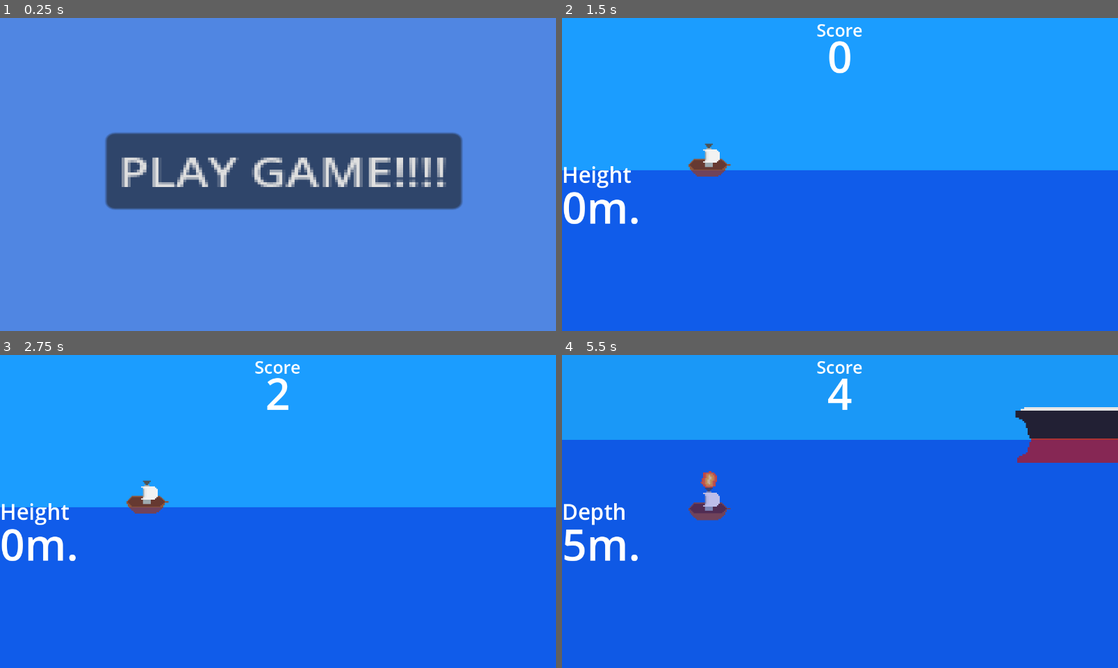
Above: before the commit, frames 1-4 (two rows, left to right).
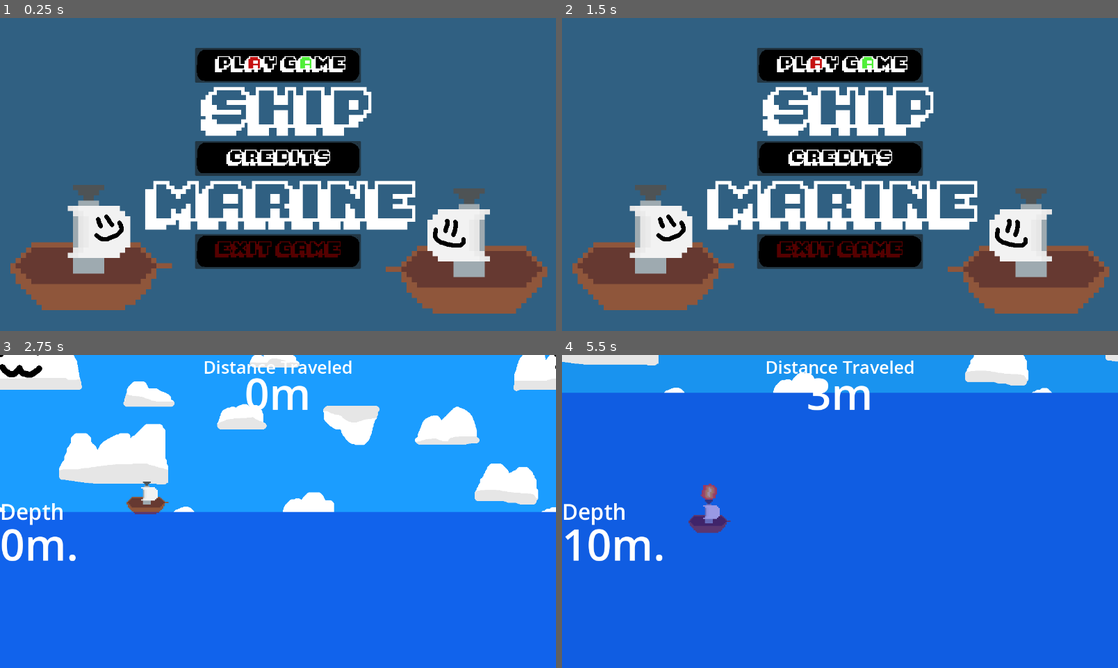
Above: after the commit, the same moments.

Repository: dkristia/Shipmarine
Game: Godot game, scene res://Scenes/MainMenu/main_menu.tscn
The game is run twice, just before and just after one commit, with the same random seed, the same clock (stepped at 60 frames per second) and the same inputs.
Inputs (mouse positions are in pixels of both pictures, inside the frame that each line leads up to):
- Up to frame 1 (0.25 s): no input
- Up to frame 2 (1.5 s): click (840, 158) at 0.52 s; click (573, 33) at 1.27 s
- Up to frame 3 (2.75 s): click (278, 401) at 2.02 s
- Up to frame 4 (5.5 s): tap Enter (ui_accept) at 2.75, 3.6, 3.77, 4.07, 5.1, 5.27 s; hold Enter (ui_accept) 2.78-3.53 s; hold Enter (ui_accept) 4.28-5.03 s

The runs differ from the first frame. In frame 1, 99% of the frame differs, in the area x 0-100%, y 0-100%; in frame 2, 100%; in frame 3, 13%; in frame 4, 21%.

Commit message:
Game work now

Diff:
--- a/GUI.tscn
+++ b/GUI.tscn
@@ -45,7 +45,7 @@
 [node name="Score" type="Label" parent="MarginContainer/VBoxContainer"]
 layout_mode = 2
 size_flags_vertical = 0
-text = "Score"
+text = "Distance Traveled"
 label_settings = SubResource("LabelSettings_wgm0u")
 horizontal_alignment = 1
 
--- /dev/null
+++ b/Objects/Enemies/Airplane/airplane.gd
@@ -0,0 +1,7 @@
+extends "res://Objects/Enemies/BaseEnemy/enemy.gd"
+
+
+
+
+func _process(delta):
+	super._process(delta)
--- /dev/null
+++ b/Objects/Enemies/Airplane/airplane.tscn
@@ -0,0 +1,21 @@
+[gd_scene load_steps=4 format=3 uid="uid://bhlamemxy13f6"]
+
+[ext_resource type="Script" path="res://Objects/Enemies/BigShip/bigship.gd" id="1_lfvnh"]
+[ext_resource type="Texture2D" uid="uid://bpejtb21rqlp7" path="res://Sprites/Enemies/bigshipx4.png" id="2_u4a6c"]
+
+[sub_resource type="RectangleShape2D" id="RectangleShape2D_wgdsr"]
+size = Vector2(21.6551, 20)
+
+[node name="Airplane" type="Area2D"]
+script = ExtResource("1_lfvnh")
+
+[node name="CollisionShape2D" type="CollisionShape2D" parent="."]
+position = Vector2(-4.71667, -35)
+scale = Vector2(14.8433, 7.08333)
+shape = SubResource("RectangleShape2D_wgdsr")
+
+[node name="Sprite2D" type="Sprite2D" parent="."]
+position = Vector2(0, -67)
+texture = ExtResource("2_u4a6c")
+
+[connection signal="body_entered" from="." to="." method="_on_body_entered"]
--- a/Objects/Enemies/BaseEnemy/enemy.gd
+++ b/Objects/Enemies/BaseEnemy/enemy.gd
@@ -1,7 +1,10 @@
 extends Area2D
 
 
-@onready var speed = $"..".speed
+@onready var speed = $"/root/Game".speed
+@onready var isplayerdead = $"/root/Game".isDead
+@onready var explosion = $"/root/Game/Ship/Explosion"
+var gameOverscene = preload("res://Scenes/GameOver/game_over.tscn")
 func _ready():
 	position.x = 1500
 	position.y = 0
@@ -9,10 +12,17 @@
 
 # Called every frame. 'delta' is the elapsed time since the previous frame.
 func _process(delta):
-	speed = $"..".speed
+	speed = $"/root/Game".speed
 	position.x -= delta*speed*100
+	if position.x <= -1000:
+		queue_free()
 
 
 func _on_body_entered(body):
 	if body.is_in_group("player_character"):
-		get_tree().change_scene_to_file("res://Scenes/GameOver/game_over.tscn")
+		$"/root/Game/AudioStreamPlayer".stop()
+		$"/root/Game".isDead = true
+		explosion.play()
+		await get_tree().create_timer(3).timeout
+		var gameOver = gameOverscene.instantiate()
+		add_sibling(gameOver)
--- a/Objects/Enemies/BigShip/bigship.tscn
+++ b/Objects/Enemies/BigShip/bigship.tscn
@@ -4,17 +4,18 @@
 [ext_resource type="Texture2D" uid="uid://bpejtb21rqlp7" path="res://Sprites/Enemies/bigshipx4.png" id="2_oqv7k"]
 
 [sub_resource type="RectangleShape2D" id="RectangleShape2D_wgdsr"]
-size = Vector2(21.6551, 20)
+size = Vector2(21.8954, 332.927)
 
 [node name="Bigship" type="Area2D"]
+z_index = -2
 script = ExtResource("1_57ll8")
 
 [node name="CollisionShape2D" type="CollisionShape2D" parent="."]
-position = Vector2(-4.71667, -35)
-scale = Vector2(14.8433, 7.08333)
+position = Vector2(2.5, -28)
+scale = Vector2(14.8433, 0.40333)
 shape = SubResource("RectangleShape2D_wgdsr")
 
-[node name="Sprite2D" type="Sprite2D" parent="."]
+[node name="Mainsprite" type="Sprite2D" parent="."]
 position = Vector2(0, -67)
 texture = ExtResource("2_oqv7k")
 
--- /dev/null
+++ b/Objects/Enemies/Island/island.gd
@@ -0,0 +1,17 @@
+extends "res://Objects/Enemies/BaseEnemy/enemy.gd"
+
+var islandbottom = preload("res://Objects/Enemies/Island/islandbottom.tscn")
+
+func _ready():
+	position.x = 1100
+	super._ready()
+	var currenty = 148
+	for n in 100:
+		var bottom = islandbottom.instantiate()
+		add_child(bottom)
+		bottom.position.y = currenty
+		currenty += 148
+
+
+func _process(delta):
+	super._process(delta)
--- /dev/null
+++ b/Objects/Enemies/Island/island.tscn
@@ -0,0 +1,25 @@
+[gd_scene load_steps=5 format=3 uid="uid://7oowi02xxwvd"]
+
+[ext_resource type="Script" path="res://Objects/Enemies/Island/island.gd" id="1_3mh5j"]
+[ext_resource type="Texture2D" uid="uid://s6e6chtypi0m" path="res://Sprites/Enemies/Island/islandtop.png" id="2_hrfe1"]
+[ext_resource type="PackedScene" uid="uid://c5gb8aw2ixjxm" path="res://Objects/Enemies/Island/islandbottom.tscn" id="3_t14sl"]
+
+[sub_resource type="RectangleShape2D" id="RectangleShape2D_wgdsr"]
+size = Vector2(21.8954, 332.927)
+
+[node name="Island" type="Area2D"]
+z_index = -2
+script = ExtResource("1_3mh5j")
+
+[node name="CollisionShape2D" type="CollisionShape2D" parent="."]
+position = Vector2(0, 49896.1)
+scale = Vector2(5, 300)
+shape = SubResource("RectangleShape2D_wgdsr")
+
+[node name="Mainsprite" type="Sprite2D" parent="."]
+position = Vector2(0, -32)
+texture = ExtResource("2_hrfe1")
+
+[node name="Islandbottom" parent="." instance=ExtResource("3_t14sl")]
+
+[connection signal="body_entered" from="." to="." method="_on_body_entered" flags=18]
--- /dev/null
+++ b/Objects/Enemies/Island/islandbottom.tscn
@@ -0,0 +1,7 @@
+[gd_scene load_steps=2 format=3 uid="uid://c5gb8aw2ixjxm"]
+
+[ext_resource type="Texture2D" uid="uid://d1fwjsoj4vxk7" path="res://Sprites/Enemies/Island/Islandbottom.png" id="1_vvpjb"]
+
+[node name="Islandbottom" type="Sprite2D"]
+position = Vector2(0, 74)
+texture = ExtResource("1_vvpjb")
--- a/Objects/Ship/ShipMovement.gd
+++ b/Objects/Ship/ShipMovement.gd
@@ -1,19 +1,24 @@
 extends CharacterBody2D
 
 const SPEED = 300.0
-const JUMP_VELOCITY = 15.0
+const JUMP_VELOCITY = 20.0
 var WATER_UPWARD_FORCE = -900.0
 const WATER_SURFACE_HEIGHT = 0.0
 @onready var _animated_sprite = $AnimatedSprite2D
-@onready var _background = $Camera2D/ColorRect
-@onready var _depth_text = $"../CanvasLayer/MarginContainer/HBoxContainer/Depth"
-@onready var _depth_meter = $"../CanvasLayer/MarginContainer/HBoxContainer/Depth/DepthMeter"
+@onready var _background = $"../ColorBackground/SkyColor"
+@onready var _depth_text = $"../GUI/MarginContainer/HBoxContainer/Depth"
+@onready var _depth_meter = $"../GUI/MarginContainer/HBoxContainer/Depth/DepthMeter"
 
 var gravity = ProjectSettings.get_setting("physics/2d/default_gravity")
 var inWater = false
 
 
 func _physics_process(delta):
+	if $"/root/Game".isDead:
+		_animated_sprite.play("explosion")
+		return
+	if position.y >= 500000:
+		get_tree().change_scene_to_file("res://Scenes/GameOver/game_over.tscn")
 
 	if position.y <= 0:
 		_depth_text.text = "Height"
@@ -39,14 +44,10 @@
 		velocity.y += JUMP_VELOCITY
 
 	if Input.is_action_just_pressed("ui_accept"):
-		_animated_sprite.play("startup")
-		await _animated_sprite.animation_finished
-		_animated_sprite.play("activated")
+		animate("startup", "activated")
 
 	if Input.is_action_just_released("ui_accept"):
-		_animated_sprite.play("startup-reversed")
-		await _animated_sprite.animation_finished
-		_animated_sprite.play("default")
+		animate("startup-reversed", "default")
 
 	if (-20 < position.y and position.y < 20) and (-10 < velocity.y and velocity.y < 10):
 		velocity.y = 0
@@ -61,3 +62,14 @@
 func _on_water_area_2d_body_exited(body):
 	if body.is_in_group("player_character"):
 		inWater = false
+
+func animate(anim1: String, anim2: String):
+		_animated_sprite.play(anim1)
+		await _animated_sprite.animation_finished
+		_animated_sprite.play(anim2)
+
+
+func _on_float_box_body_entered(body):
+	print("hi")
+	inWater = true
+	velocity.y -= velocity.y*0.6
--- a/Objects/Ship/ship.tscn
+++ b/Objects/Ship/ship.tscn
@@ -10,10 +10,12 @@
 [ext_resource type="Texture2D" uid="uid://b6ckejqntvfvn" path="res://Sprites/Ship/animation2/ship_activated_new_7.png" id="8_ufo8g"]
 [ext_resource type="Texture2D" uid="uid://dq0n8op21vla6" path="res://Sprites/Ship/ship-standard.png" id="9_qd5as"]
 [ext_resource type="Texture2D" uid="uid://bjinhoan7xglq" path="res://Sprites/Ship/startup/ship_engine_toggle_2.png" id="10_hjjcq"]
+[ext_resource type="Texture2D" uid="uid://koduqyrooy8t" path="res://Sprites/Ship/explosion.png" id="10_sdia8"]
 [ext_resource type="Texture2D" uid="uid://cdvqg30nx7ixu" path="res://Sprites/Ship/startup/ship_engine_toggle_3.png" id="11_hqoc6"]
 [ext_resource type="Texture2D" uid="uid://bwso0x23my7c0" path="res://Sprites/Ship/startup/ship_engine_toggle_4.png" id="12_8h4la"]
 [ext_resource type="Texture2D" uid="uid://ccy3h6ludmoe4" path="res://Sprites/Ship/startup/ship_engine_toggle_5.png" id="13_3m6gn"]
 [ext_resource type="Texture2D" uid="uid://mr2yl40thbu4" path="res://Sprites/Ship/startup/ship_engine_toggle_6.png" id="14_4xmq1"]
+[ext_resource type="AudioStream" uid="uid://cydkqhls2y5w4" path="res://Objects/Ship/explosion.wav" id="15_0ox0s"]
 
 [sub_resource type="RectangleShape2D" id="RectangleShape2D_a6ljk"]
 
@@ -52,6 +54,14 @@
 "loop": true,
 "name": &"default",
 "speed": 10.0
+}, {
+"frames": [{
+"duration": 1.0,
+"texture": ExtResource("10_sdia8")
+}],
+"loop": true,
+"name": &"explosion",
+"speed": 5.0
 }, {
 "frames": [{
 "duration": 1.0,
@@ -96,10 +106,10 @@
 
 [node name="Ship" type="CharacterBody2D" groups=["player_character"]]
 scale = Vector2(2.64, 2.64)
-collision_mask = 3
+collision_mask = 2
 script = ExtResource("1_o71jj")
 
-[node name="CollisionShape2D" type="CollisionShape2D" parent="."]
+[node name="HitBox" type="CollisionShape2D" parent="."]
 scale = Vector2(1, 0.30303)
 shape = SubResource("RectangleShape2D_a6ljk")
 
@@ -108,18 +118,11 @@
 scale = Vector2(0.378788, 0.378788)
 position_smoothing_enabled = true
 
-[node name="ColorRect" type="ColorRect" parent="Camera2D"]
-z_index = -10
-custom_minimum_size = Vector2(10000, 10000)
-anchors_preset = 15
-anchor_right = 1.0
-anchor_bottom = 1.0
-grow_horizontal = 2
-grow_vertical = 2
-color = Color(0.105882, 0.615686, 1, 1)
-
 [node name="AnimatedSprite2D" type="AnimatedSprite2D" parent="."]
 position = Vector2(0, -20.8333)
 scale = Vector2(1.18939, 1.18939)
 sprite_frames = SubResource("SpriteFrames_hrgc0")
-frame_progress = 0.600598
+autoplay = "default"
+
+[node name="Explosion" type="AudioStreamPlayer" parent="."]
+stream = ExtResource("15_0ox0s")
--- a/Objects/Water/water_area_2d.tscn
+++ b/Objects/Water/water_area_2d.tscn
@@ -1,49 +1,25 @@
 [gd_scene load_steps=2 format=3 uid="uid://br8g4kuob6xpt"]
 
 [sub_resource type="RectangleShape2D" id="RectangleShape2D_xpga6"]
-size = Vector2(20, 152.874)
+size = Vector2(19.9952, 1679.52)
 
 [node name="WaterArea2D" type="Area2D" groups=["water_area"]]
 modulate = Color(0, 0.392157, 0.8, 1)
-position = Vector2(0, 843)
 scale = Vector2(58.2642, 77.1796)
 collision_layer = 2
-collision_mask = 3
 
 [node name="ColorRect" type="ColorRect" parent="."]
-modulate = Color(1, 1, 1, 0.247059)
-z_index = -1
-custom_minimum_size = Vector2(100, 1)
-anchors_preset = 15
-anchor_right = 1.0
-anchor_bottom = 1.0
-offset_left = -49.5502
-offset_top = -11.0133
-offset_right = 95.4498
-offset_bottom = 389.987
+anchors_preset = 5
+anchor_left = 0.5
+anchor_right = 0.5
+offset_left = -20.0
+offset_right = 20.0
+offset_bottom = 2000.0
 grow_horizontal = 2
-grow_vertical = 2
-scale = Vector2(0.710437, 1)
-color = Color(0, 0, 1, 1)
-
-[node name="ColorRect2" type="ColorRect" parent="."]
-modulate = Color(1, 1, 1, 0.219608)
-z_index = 1
-custom_minimum_size = Vector2(100, 1)
-anchors_preset = 15
-anchor_right = 1.0
-anchor_bottom = 1.0
-offset_left = -49.5502
-offset_top = -11.0133
-offset_right = 95.4498
-offset_bottom = 389.987
-grow_horizontal = 2
-grow_vertical = 2
-scale = Vector2(0.710437, 1)
-color = Color(0, 0, 1, 1)
+color = Color(0, 0, 1, 0.368627)
 
 [node name="CollisionShape2D" type="CollisionShape2D" parent="."]
-position = Vector2(0, 67.7122)
+position = Vector2(0.00237871, 864.892)
 scale = Vector2(0.983927, 1.02993)
 shape = SubResource("RectangleShape2D_xpga6")
 debug_color = Color(0, 0.6, 0.701961, 0)
--- /dev/null
+++ b/ParallaxBackground.gd
@@ -0,0 +1,12 @@
+extends ParallaxBackground
+
+@onready var speed = $"/root/Game".speed
+# Called when the node enters the scene tree for the first time.
+func _ready():
+	pass # Replace with function body.
+
+
+# Called every frame. 'delta' is the elapsed time since the previous frame.
+func _process(delta):
+	speed = $"/root/Game".speed
+	scroll_base_offset -= Vector2(100*speed, 0) * delta
--- /dev/null
+++ b/Scenes/Credits/credits.gd
@@ -0,0 +1,15 @@
+extends Control
+
+
+# Called when the node enters the scene tree for the first time.
+func _ready():
+	pass # Replace with function body.
+
+
+# Called every frame. 'delta' is the elapsed time since the previous frame.
+func _process(delta):
+	pass
+
+
+func _on_back_pressed():
+	queue_free()
--- /dev/null
+++ b/Scenes/Credits/credits.tscn
@@ -0,0 +1,36 @@
+[gd_scene load_steps=6 format=3 uid="uid://0exdyf8jixqg"]
+
+[ext_resource type="Script" path="res://Scenes/Credits/credits.gd" id="1_glv23"]
+[ext_resource type="Texture2D" uid="uid://dikvx4an2k2il" path="res://Scenes/Credits/credits.png" id="1_yfex8"]
+[ext_resource type="Texture2D" uid="uid://cuy8snqm2rn6g" path="res://Scenes/Credits/backbutton.png" id="2_p2u4w"]
+
+[sub_resource type="StyleBoxEmpty" id="StyleBoxEmpty_d4ptj"]
+
+[sub_resource type="StyleBoxEmpty" id="StyleBoxEmpty_s3lnt"]
+
+[node name="credits" type="Control"]
+layout_mode = 3
+anchors_preset = 15
+anchor_right = 1.0
+anchor_bottom = 1.0
+grow_horizontal = 2
+grow_vertical = 2
+script = ExtResource("1_glv23")
+
+[node name="CanvasLayer" type="CanvasLayer" parent="."]
+
+[node name="Credits" type="Sprite2D" parent="CanvasLayer"]
+texture = ExtResource("1_yfex8")
+centered = false
+
+[node name="Back" type="Button" parent="CanvasLayer"]
+offset_right = 8.0
+offset_bottom = 8.0
+theme_override_styles/normal = SubResource("StyleBoxEmpty_d4ptj")
+theme_override_styles/hover = SubResource("StyleBoxEmpty_s3lnt")
+theme_override_styles/pressed = SubResource("StyleBoxEmpty_s3lnt")
+theme_override_styles/disabled = SubResource("StyleBoxEmpty_s3lnt")
+theme_override_styles/focus = SubResource("StyleBoxEmpty_s3lnt")
+icon = ExtResource("2_p2u4w")
+
+[connection signal="pressed" from="CanvasLayer/Back" to="." method="_on_back_pressed"]
--- a/Scenes/Game/game.gd
+++ b/Scenes/Game/game.gd
@@ -1,18 +1,39 @@
 extends Node2D
 
-@onready var _score = $"CanvasLayer/MarginContainer/VBoxContainer/Score/Points"
-# Called when the node enters the scene tree for the first time.
-func _ready():
-	pass # Replace with function body.
+@onready var _score = $"GUI/MarginContainer/VBoxContainer/Score/Points"
+@export var speed = 1
+@export var isDead = false
+@onready var timer = $Timer
 
-@export var speed = 1
+var enemies = []
+
+var rng = RandomNumberGenerator.new()
+
 var score = 0
 
 
+func _ready():
+	var bigship = load("res://Objects/Enemies/BigShip/bigship.tscn")
+	enemies.append(bigship)
+	var island = load("res://Objects/Enemies/Island/island.tscn")
+	enemies.append(island)
+
 func _process(delta):
 
-	score += delta
+	score += speed * delta
 
-	speed += speed*delta*0.1
+	speed += delta*0.1
 
-	_score.text = str(int(score))
+	_score.text = str(int(score)) + "m"
+
+	if isDead:
+		speed = 0
+
+func _on_timer_timeout():
+	if !isDead:
+		var rand_enemy:int = randi() % enemies.size()
+		var enemy = enemies[rand_enemy].instantiate()
+		if randf() < 0.5:
+			enemy.get_node("Mainsprite").flip_h = true
+		add_child(enemy)
+		timer.wait_time = rng.randf_range(3, 15)
--- a/Scenes/Game/game.tscn
+++ b/Scenes/Game/game.tscn
@@ -1,25 +1,48 @@
-[gd_scene load_steps=6 format=3 uid="uid://de0l0mes5wf5y"]
+[gd_scene load_steps=7 format=3 uid="uid://de0l0mes5wf5y"]
 
 [ext_resource type="Script" path="res://Scenes/Game/game.gd" id="1_jqw3p"]
 [ext_resource type="PackedScene" uid="uid://d3yqpj1afsgti" path="res://Objects/Ship/ship.tscn" id="1_prw3a"]
 [ext_resource type="PackedScene" uid="uid://br8g4kuob6xpt" path="res://Objects/Water/water_area_2d.tscn" id="2_ird0y"]
+[ext_resource type="PackedScene" uid="uid://whb1vuykr38l" path="res://parallax_background.tscn" id="2_m0kst"]
 [ext_resource type="PackedScene" uid="uid://b5qk8b34to1ox" path="res://GUI.tscn" id="3_op2in"]
-[ext_resource type="PackedScene" uid="uid://c5bwl5mym3wcv" path="res://Objects/Enemies/BigShip/bigship.tscn" id="5_4x0g6"]
+[ext_resource type="AudioStream" uid="uid://csfan4k0wctam" path="res://Scenes/Game/Gameplay2.wav" id="7_e818d"]
 
 [node name="Game" type="Node2D"]
 script = ExtResource("1_jqw3p")
 
-[node name="WaterArea2D" parent="." instance=ExtResource("2_ird0y")]
-position = Vector2(0, 2225.52)
-scale = Vector2(153.817, 203.754)
+[node name="ColorBackground" type="CanvasLayer" parent="."]
+layer = -10
 
-[node name="CanvasLayer" parent="." instance=ExtResource("3_op2in")]
+[node name="SkyColor" type="ColorRect" parent="ColorBackground"]
+show_behind_parent = true
+anchors_preset = 15
+anchor_right = 1.0
+anchor_bottom = 1.0
+grow_horizontal = 2
+grow_vertical = 2
+color = Color(0.105882, 0.615686, 1, 0)
 
-[node name="Bigship" parent="." instance=ExtResource("5_4x0g6")]
-position = Vector2(613.945, -71.5924)
+[node name="ParallaxBackground" parent="ColorBackground" instance=ExtResource("2_m0kst")]
+layer = -2
+offset = Vector2(-338, 0)
+transform = Transform2D(1, 0, 0, 1, -338, 0)
+follow_viewport_enabled = true
 
 [node name="Ship" parent="." instance=ExtResource("1_prw3a")]
-position = Vector2(0, -6)
+position = Vector2(0, -22)
+
+[node name="WaterArea2D" parent="." instance=ExtResource("2_ird0y")]
+
+[node name="GUI" parent="." instance=ExtResource("3_op2in")]
+
+[node name="Timer" type="Timer" parent="."]
+wait_time = 7.0
+autostart = true
+
+[node name="AudioStreamPlayer" type="AudioStreamPlayer" parent="."]
+stream = ExtResource("7_e818d")
+autoplay = true
 
 [connection signal="body_entered" from="WaterArea2D" to="Ship" method="_on_water_area_2d_body_entered"]
 [connection signal="body_exited" from="WaterArea2D" to="Ship" method="_on_water_area_2d_body_exited"]
+[connection signal="timeout" from="Timer" to="." method="_on_timer_timeout"]
--- a/Scenes/GameOver/game_over.tscn
+++ b/Scenes/GameOver/game_over.tscn
@@ -1,6 +1,7 @@
-[gd_scene load_steps=2 format=3 uid="uid://cdywgr4lpuseu"]
+[gd_scene load_steps=3 format=3 uid="uid://cdywgr4lpuseu"]
 
 [ext_resource type="Script" path="res://Scenes/GameOver/game_over.gd" id="1_voxts"]
+[ext_resource type="AudioStream" uid="uid://dggv3y367mlf4" path="res://Scenes/GameOver/Dead.wav" id="2_vmtfg"]
 
 [node name="game_over" type="Control"]
 layout_mode = 3
@@ -10,6 +11,7 @@
 script = ExtResource("1_voxts")
 
 [node name="CanvasLayer" type="CanvasLayer" parent="."]
+layer = 4
 
 [node name="ColorRect" type="ColorRect" parent="CanvasLayer"]
 anchors_preset = 15
@@ -17,7 +19,7 @@
 anchor_bottom = 1.0
 grow_horizontal = 2
 grow_vertical = 2
-color = Color(1, 0, 0, 1)
+color = Color(1, 0, 0, 0.211765)
 metadata/_edit_use_anchors_ = true
 
 [node name="Button" type="Button" parent="CanvasLayer"]
@@ -37,4 +39,8 @@
 text = "RESTART"
 metadata/_edit_use_anchors_ = true
 
+[node name="AudioStreamPlayer" type="AudioStreamPlayer" parent="."]
+stream = ExtResource("2_vmtfg")
+autoplay = true
+
 [connection signal="pressed" from="CanvasLayer/Button" to="." method="_on_button_pressed"]
--- a/Scenes/MainMenu/main_menu.gd
+++ b/Scenes/MainMenu/main_menu.gd
@@ -1,16 +1,22 @@
 extends Control
 
 
-# Called when the node enters the scene tree for the first time.
-func _ready():
-	pass # Replace with function body.
-
+var credits = preload("res://Scenes/Credits/credits.tscn")
 
 # Called every frame. 'delta' is the elapsed time since the previous frame.
 func _process(delta):
 	pass
 
 
-func _on_button_pressed():
+
+func _on_play_pressed():
 	get_tree().change_scene_to_file("res://Scenes/Game/game.tscn")
-	pass # Replace with function body.
+
+
+func _on_credits_pressed():
+	var credits_open = credits.instantiate()
+	add_sibling(credits_open)
+
+
+func _on_exit_pressed():
+	get_tree().quit()
--- a/Scenes/MainMenu/main_menu.tscn
+++ b/Scenes/MainMenu/main_menu.tscn
@@ -1,6 +1,11 @@
-[gd_scene load_steps=2 format=3 uid="uid://cheuh2glva5xp"]
+[gd_scene load_steps=7 format=3 uid="uid://cheuh2glva5xp"]
 
 [ext_resource type="Script" path="res://Scenes/MainMenu/main_menu.gd" id="1_it2h2"]
+[ext_resource type="Texture2D" uid="uid://cmtg2bdypvjtr" path="res://Scenes/MainMenu/mainmenu_nobuttons.png" id="2_76gyl"]
+[ext_resource type="Texture2D" uid="uid://dsqssar4clfc2" path="res://Scenes/MainMenu/mainmenu_playgame.png" id="3_w31gp"]
+[ext_resource type="Texture2D" uid="uid://bojjesvetsyim" path="res://Scenes/MainMenu/mainmenu_credits.png" id="4_qxdki"]
+[ext_resource type="Texture2D" uid="uid://bdushqs3q7da3" path="res://Scenes/MainMenu/mainmenu_exitgame.png" id="5_rente"]
+[ext_resource type="AudioStream" uid="uid://0q6542811i7h" path="res://Scenes/MainMenu/Playground2.wav" id="6_mangh"]
 
 [node name="MainMenu" type="Control"]
 layout_mode = 3
@@ -13,30 +18,53 @@
 
 [node name="CanvasLayer" type="CanvasLayer" parent="."]
 
-[node name="ColorRect" type="ColorRect" parent="CanvasLayer"]
-anchors_preset = 15
-anchor_right = 1.0
-anchor_bottom = 1.0
-grow_horizontal = 2
-grow_vertical = 2
-color = Color(0.313726, 0.52549, 0.886275, 1)
-metadata/_edit_use_anchors_ = true
+[node name="MainmenuNobuttons" type="Sprite2D" parent="CanvasLayer"]
+texture = ExtResource("2_76gyl")
+centered = false
 
-[node name="Button" type="Button" parent="CanvasLayer"]
+[node name="VBoxContainer" type="VBoxContainer" parent="CanvasLayer"]
 anchors_preset = 8
 anchor_left = 0.5
 anchor_top = 0.5
 anchor_right = 0.5
 anchor_bottom = 0.5
-offset_left = -396.0
-offset_top = -95.0
-offset_right = -281.0
-offset_bottom = -64.0
+offset_left = -191.0
+offset_top = -161.0
+offset_right = 191.0
+offset_bottom = 87.0
 grow_horizontal = 2
 grow_vertical = 2
-scale = Vector2(7.12181, 5.62866)
 size_flags_horizontal = 4
-text = "PLAY GAME!!!!"
-metadata/_edit_use_anchors_ = true
+size_flags_vertical = 0
 
-[connection signal="pressed" from="CanvasLayer/Button" to="." method="_on_button_pressed"]
+[node name="MarginContainer" type="MarginContainer" parent="CanvasLayer/VBoxContainer"]
+layout_mode = 2
+theme_override_constants/margin_bottom = 130
+
+[node name="Play" type="Button" parent="CanvasLayer/VBoxContainer/MarginContainer"]
+layout_mode = 2
+size_flags_vertical = 0
+icon = ExtResource("3_w31gp")
+
+[node name="MarginContainer2" type="MarginContainer" parent="CanvasLayer/VBoxContainer"]
+layout_mode = 2
+theme_override_constants/margin_bottom = 130
+
+[node name="Credits" type="Button" parent="CanvasLayer/VBoxContainer/MarginContainer2"]
+layout_mode = 2
+icon = ExtResource("4_qxdki")
+
+[node name="MarginContainer3" type="MarginContainer" parent="CanvasLayer/VBoxContainer"]
+layout_mode = 2
+
+[node name="Exit" type="Button" parent="CanvasLayer/VBoxContainer/MarginContainer3"]
+layout_mode = 2
+icon = ExtResource("5_rente")
+
+[node name="AudioStreamPlayer" type="AudioStreamPlayer" parent="."]
+stream = ExtResource("6_mangh")
+autoplay = true
+
+[connection signal="pressed" from="CanvasLayer/VBoxContainer/MarginContainer/Play" to="." method="_on_play_pressed"]
+[connection signal="pressed" from="CanvasLayer/VBoxContainer/MarginContainer2/Credits" to="." method="_on_credits_pressed"]
+[connection signal="pressed" from="CanvasLayer/VBoxContainer/MarginContainer3/Exit" to="." method="_on_exit_pressed"]
--- /dev/null
+++ b/parallax_background.tscn
@@ -0,0 +1,17 @@
+[gd_scene load_steps=3 format=3 uid="uid://whb1vuykr38l"]
+
+[ext_resource type="Script" path="res://ParallaxBackground.gd" id="1_gjner"]
+[ext_resource type="Texture2D" uid="uid://2oonml8yhlga" path="res://sky.png" id="2_tognv"]
+
+[node name="ParallaxBackground" type="ParallaxBackground"]
+script = ExtResource("1_gjner")
+
+[node name="Clouds" type="ParallaxLayer" parent="."]
+position = Vector2(0, -720)
+motion_scale = Vector2(0.5, 0)
+motion_mirroring = Vector2(1280, 0)
+
+[node name="Sky" type="Sprite2D" parent="Clouds"]
+texture_repeat = 2
+texture = ExtResource("2_tognv")
+centered = false
--- a/project.godot
+++ b/project.godot
@@ -13,7 +13,7 @@
 config/name="Shipmarine"
 run/main_scene="res://Scenes/MainMenu/main_menu.tscn"
 config/features=PackedStringArray("4.1", "Forward Plus")
-config/icon="res://icon.svg"
+config/icon="res://ship_96.png"
 
 [display]
 
Not shown, added: Objects/Ship/explosion.wav.import
Not shown: 1 places in Objects/Ship/ship.tscn that only renumber resources
Binary file added: Scenes/Credits/backbutton.png
Not shown, added: Scenes/Credits/backbutton.png.import
Binary file added: Scenes/Credits/credits.png
Not shown, added: Scenes/Credits/credits.png.import
Not shown, added: Scenes/Game/Gameplay2.wav.import
Not shown, added: Scenes/GameOver/Dead.wav.import
Not shown, added: Scenes/MainMenu/Playground2.wav.import
Binary file added: Scenes/MainMenu/mainmenu_credits.png
Not shown, added: Scenes/MainMenu/mainmenu_credits.png.import
Binary file added: Scenes/MainMenu/mainmenu_exitgame.png
(and 20 more such lines)
